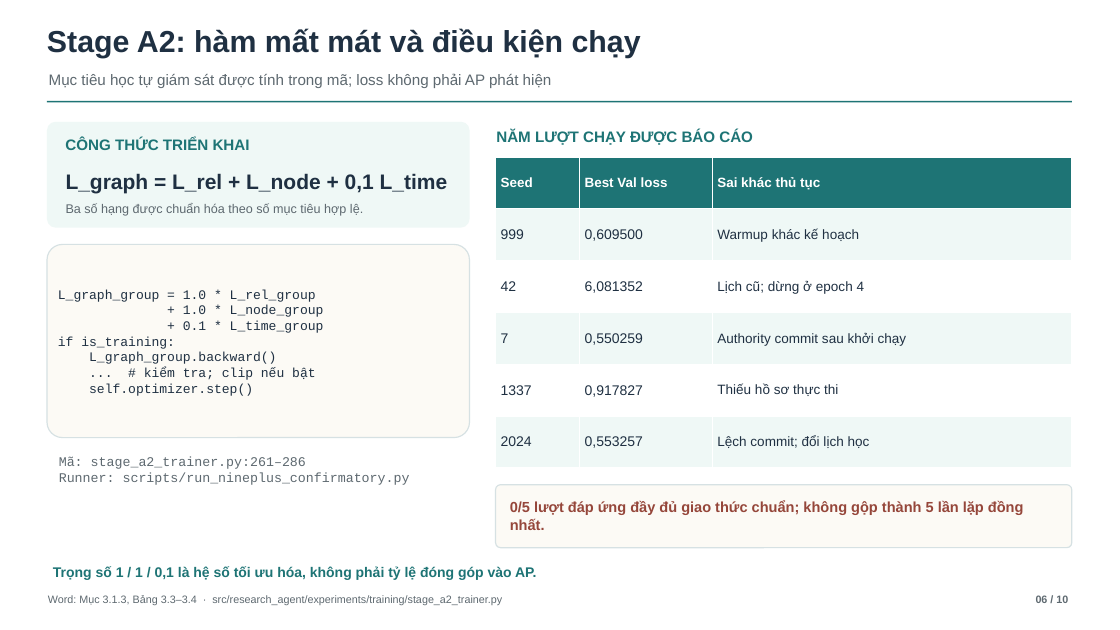
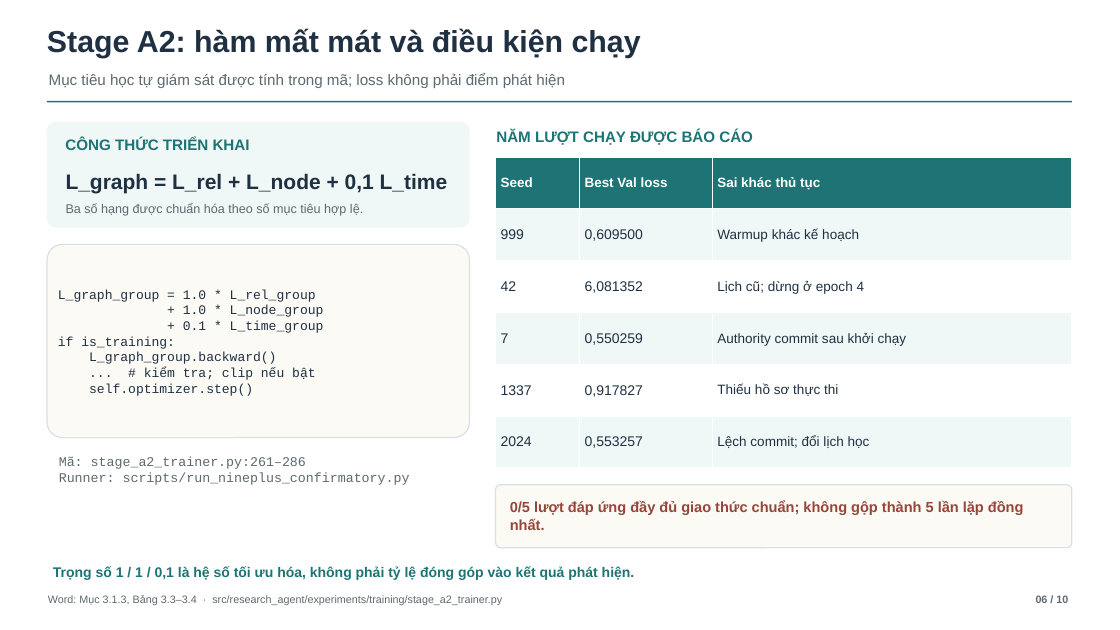
Before and after one commit to Minhlike/chuyen-de-chuyen-sau, a slide deck: slide 6 of bao-ve/Bao-cao-chuyen-de-10-slide-v4.pptx. Drawn at 1120x630 pixels with LibreOffice and Linux fonts; fonts in the diff are those of the drawing. Boxes give left, top, right and bottom in pixels: in the first picture for what was removed or moved away, otherwise in the second. Text is boxed around its words. In the diff, an @@ line names an element or a change of style, - is before the commit and + after.

```diff
--- a/bao-ve/Bao-cao-chuyen-de-10-slide-v4.pptx
+++ b/bao-ve/Bao-cao-chuyen-de-10-slide-v4.pptx
@@ text at (49,73,565,88): text changed @@
-Mục tiêu học tự giám sát được tính trong mã; loss không phải AP phát hiện
+Mục tiêu học tự giám sát được tính trong mã; loss không phải điểm phát hiện
@@ text at (53,566,635,580): text changed @@
-Trọng số 1 / 1 / 0,1 là hệ số tối ưu hóa, không phải tỷ lệ đóng góp vào AP.
+Trọng số 1 / 1 / 0,1 là hệ số tối ưu hóa, không phải tỷ lệ đóng góp vào kết quả phát hiện.
```
Also in this commit, not shown: 1 other slide changed, 4 other files.
